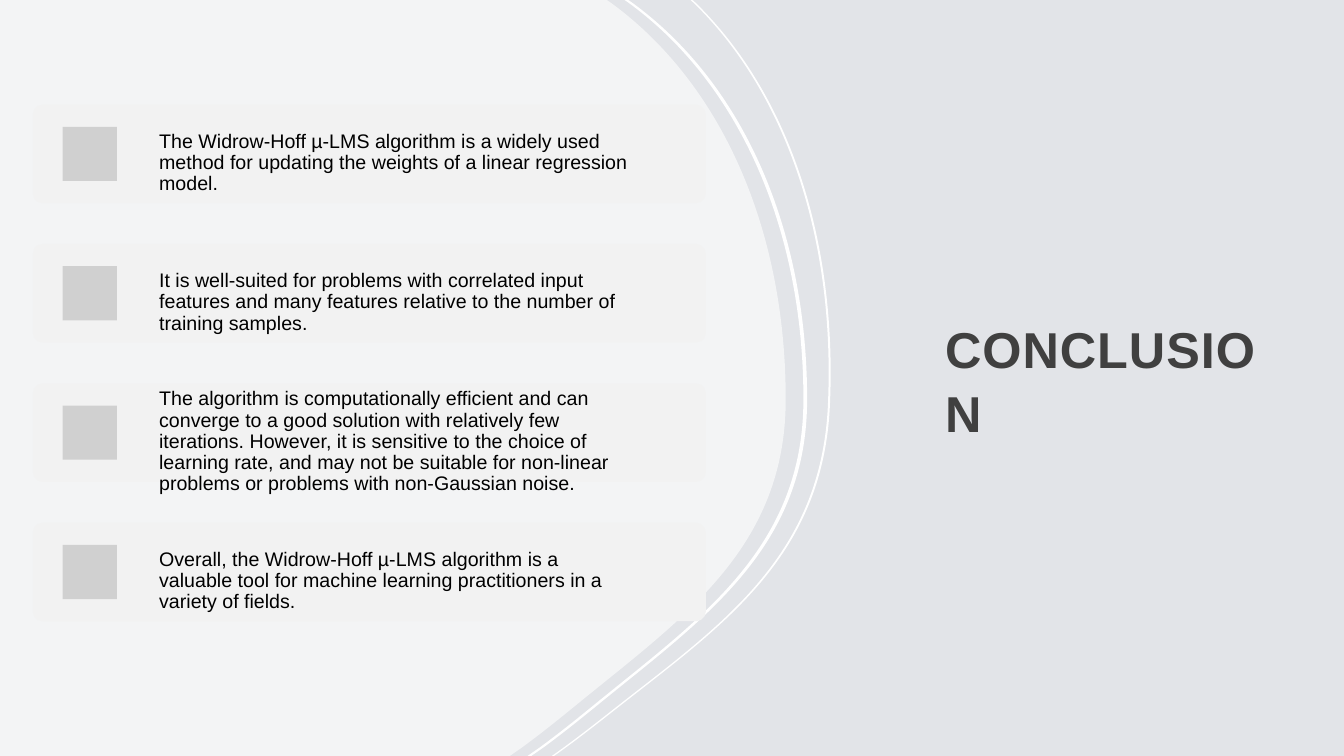
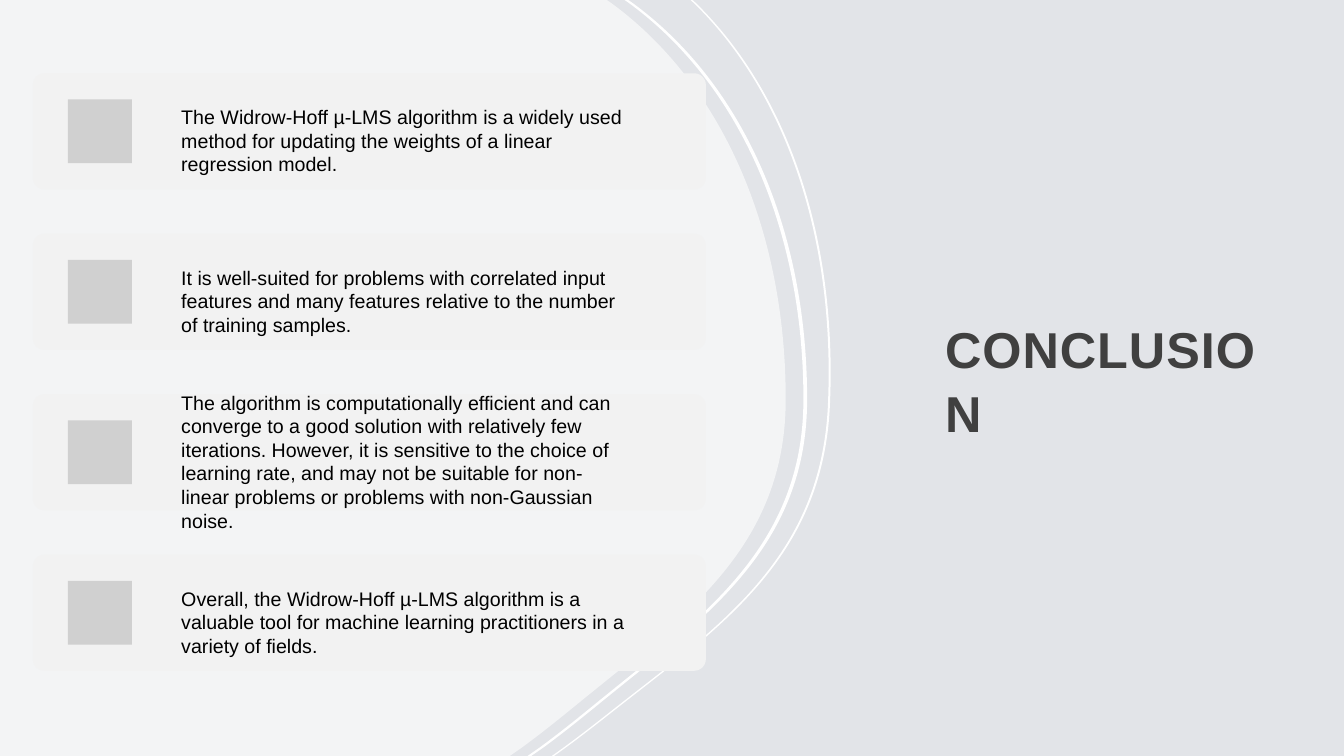
Before and after one commit to Harsh502s/ML-Assignments, a slide deck: slide 9 of SC Seminar/µ-LMS.pptx (slide 8 before the commit). Drawn at 1344x756 pixels with LibreOffice and Linux fonts; fonts in the diff are those of the drawing; grey boxes stand for pictures. Boxes give left, top, right and bottom in pixels: in the first picture for what was removed or moved away, otherwise in the second. Text is boxed around its words. In the diff, an @@ line names an element or a change of style, - is before the commit and + after.

```diff
--- a/SC Seminar/µ-LMS.pptx
+++ b/SC Seminar/µ-LMS.pptx
@@ rounded rectangle: place and size @@
-rounded rectangle at (33,105,707,204)
+rounded rectangle at (33,74,707,190)
@@ text "The Widrow-Hoff µ-LMS algorithm is ...": place and size @@
-text "The Widrow-Hoff µ-LMS algorithm is ..." at (159,133,627,191)
+text "The Widrow-Hoff µ-LMS algorithm is ..." at (181,109,622,175)
@@ picture: place and size @@
-picture at (63,127,117,181)
+picture at (68,100,131,163)
@@ rounded rectangle: place and size @@
-rounded rectangle at (33,244,707,343)
+rounded rectangle at (33,234,707,350)
@@ text "It is well-suited for problems ...": place and size @@
-text "It is well-suited for problems ..." at (159,272,615,334)
+text "It is well-suited for problems ..." at (181,270,616,336)
@@ picture: place and size @@
-picture at (63,266,117,321)
+picture at (68,260,131,324)
@@ rounded rectangle: place and size @@
-rounded rectangle at (33,383,707,482)
+rounded rectangle at (33,394,707,510)
@@ text "The algorithm is computationally efficient ...": place and size @@
-text "The algorithm is computationally efficient ..." at (159,390,608,494)
+text "The algorithm is computationally efficient ..." at (181,395,611,529)
@@ picture: place and size @@
-picture at (63,405,117,460)
+picture at (68,420,131,484)
@@ rounded rectangle: place and size @@
-rounded rectangle at (33,523,707,622)
+rounded rectangle at (33,555,707,670)
@@ picture removed at (63,545,117,600) @@
@@ line spacing 0.9 to 1 in 4 elements at (181,270,616,336), (181,395,611,529), (181,109,622,175), (181,591,624,657) @@
@@ text "Overall, the Widrow-Hoff µ-LMS algorithm ...": place and size @@
-text "Overall, the Widrow-Hoff µ-LMS algorithm ..." at (159,551,602,612)
+text "Overall, the Widrow-Hoff µ-LMS algorithm ..." at (181,591,624,657)
@@ picture added at (68,581,131,644) @@
```
Also in this commit, not shown: 3 other slides changed, 1 slide added, 1 other file.
